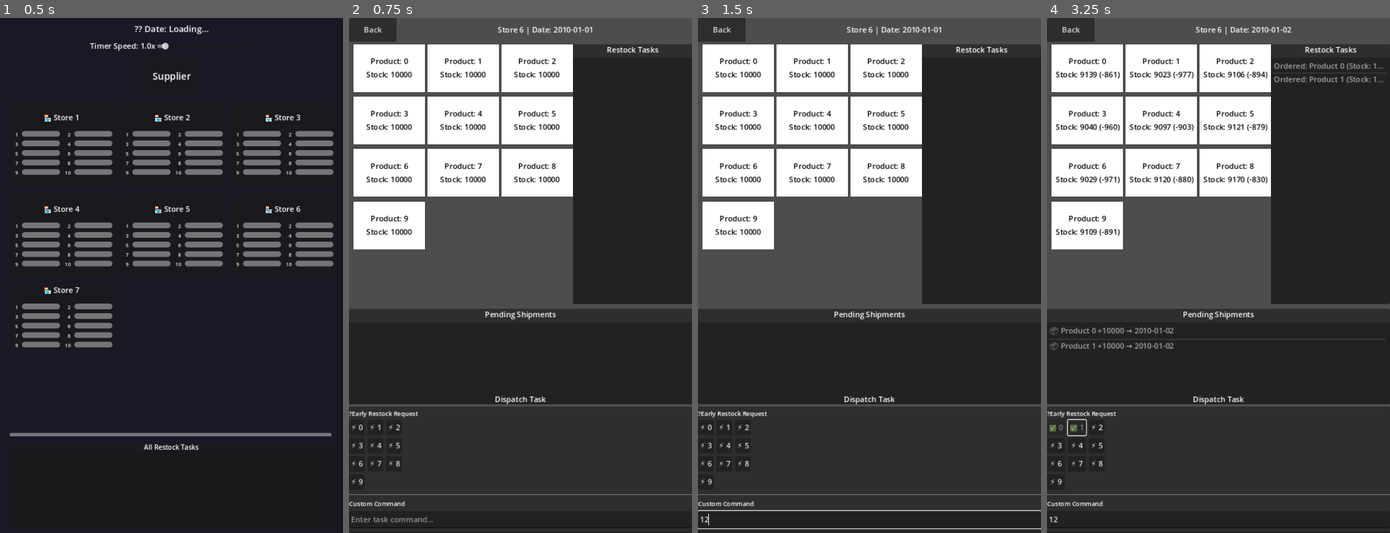
Above: before the commit, frames 1-4 (left to right).
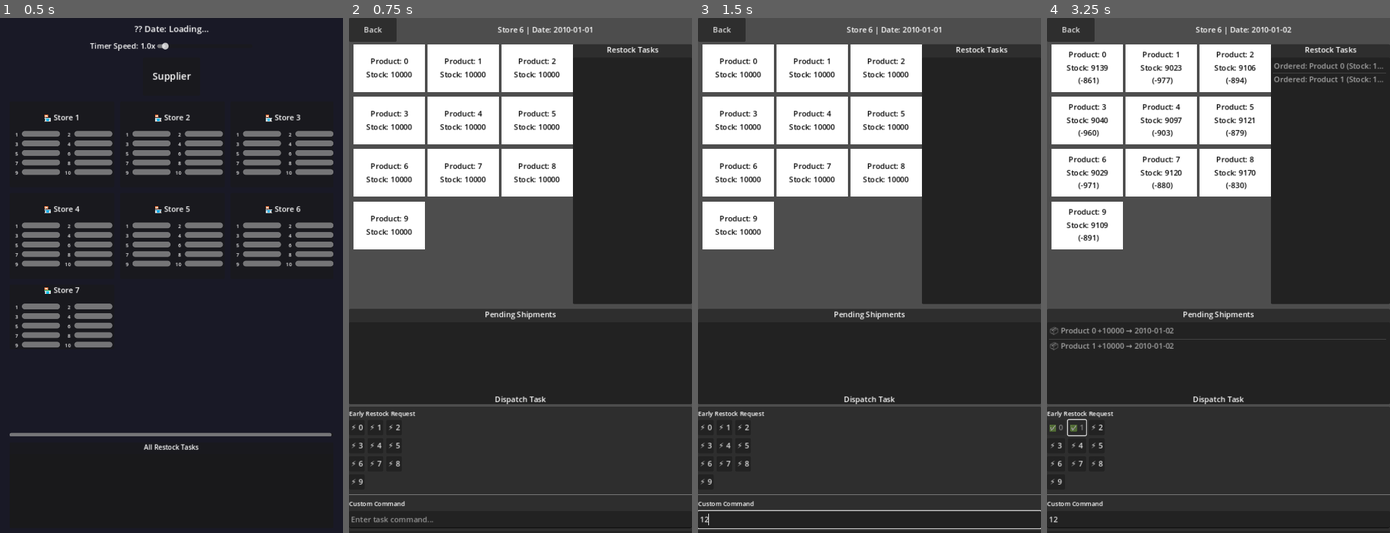
Above: after the commit, the same moments.

Repository: yoloyee1/task-management-app
Game: Godot game, scene res://simulation/main_simulation.tscn
Same seed, same stepped clock (60 frames per second), same inputs: the game is played once before the commit and once after it.
Inputs (mouse positions are in pixels of both pictures, inside the frame that each line leads up to):
- Up to frame 1 (0.5 s): no input
- Up to frame 2 (0.75 s): tap Enter at 0.5 s; move the mouse to (595, 249) at 0.52 s; click (595, 249) at 0.67 s
- Up to frame 3 (1.5 s): click (869, 517) at 1.27 s; type "12" at 1.35 s
- Up to frame 4 (3.25 s): click "⚡ 0" at 2 s; click "⚡ 1" at 2.75 s

Frame 1 is identical in both runs. In frame 2, 0.1% of the frame differs, in the area x 0-21%, y 76-78%; in frame 3, 0.1%; in frame 4, 4.4%, in the area x 0-65%, y 6-78%.

Commit message:
import font to fix web export can't show emoji problem

Diff:
--- a/project.godot
+++ b/project.godot
@@ -26,6 +26,10 @@
 
 movie_writer/movie_file="D:/making game/RedotMovie/task management app.avi"
 
+[gui]
+
+theme/custom_font="uid://bjrrskqdciu4a"
+
 [rendering]
 
 renderer/rendering_method="mobile"
--- a/simulation/main_simulation.tscn
+++ b/simulation/main_simulation.tscn
@@ -1004,7 +1004,7 @@
 [node name="RestockTitle" type="Label" parent="StoreDetailView/ManualTaskUI/VBox/RestockSection"]
 layout_mode = 2
 theme_override_font_sizes/font_size = 13
-text = "?Early Restock Request"
+text = "Early Restock Request"
 
 [node name="RestockGrid" type="GridContainer" parent="StoreDetailView/ManualTaskUI/VBox/RestockSection"]
 layout_mode = 2
--- a/simulation/shelf.gd
+++ b/simulation/shelf.gd
@@ -13,9 +13,9 @@
 	product_label.text = "Product: " + str(p_id)
 
 	if last_change < 0:
-		stock_label.text = "Stock: " + str(stock) + " (" + str(last_change) + ")"
+		stock_label.text = "Stock: " + str(stock) + "\n (" + str(last_change) + ")"
 	elif last_change > 0:
-		stock_label.text = "Stock: " + str(stock) + " (+" + str(last_change) + ")"
+		stock_label.text = "Stock: " + str(stock) + "\n (+" + str(last_change) + ")"
 	else:
 		stock_label.text = "Stock: " + str(stock)
 
--- a/simulation/shelf.tscn
+++ b/simulation/shelf.tscn
@@ -1,6 +1,6 @@
-[gd_scene load_steps=2 format=3]
+[gd_scene load_steps=2 format=3 uid="uid://cnsu1iw76kqjx"]
 
-[ext_resource type="Script" path="res://simulation/shelf.gd" id="1_shelf"]
+[ext_resource type="Script" uid="uid://qpx22i7tvqnk" path="res://simulation/shelf.gd" id="1_shelf"]
 
 [node name="Shelf" type="Control"]
 layout_mode = 3
Not shown, added: NotoColorEmoji.ttf.import
Binary file added: NotoEmoji-VariableFont_wght.ttf
Not shown, added: NotoEmoji-VariableFont_wght.ttf.import
Not shown: 1 places in simulation/main_simulation.tscn that only renumber resources
Not shown, added: NotoColorEmoji.ttf
